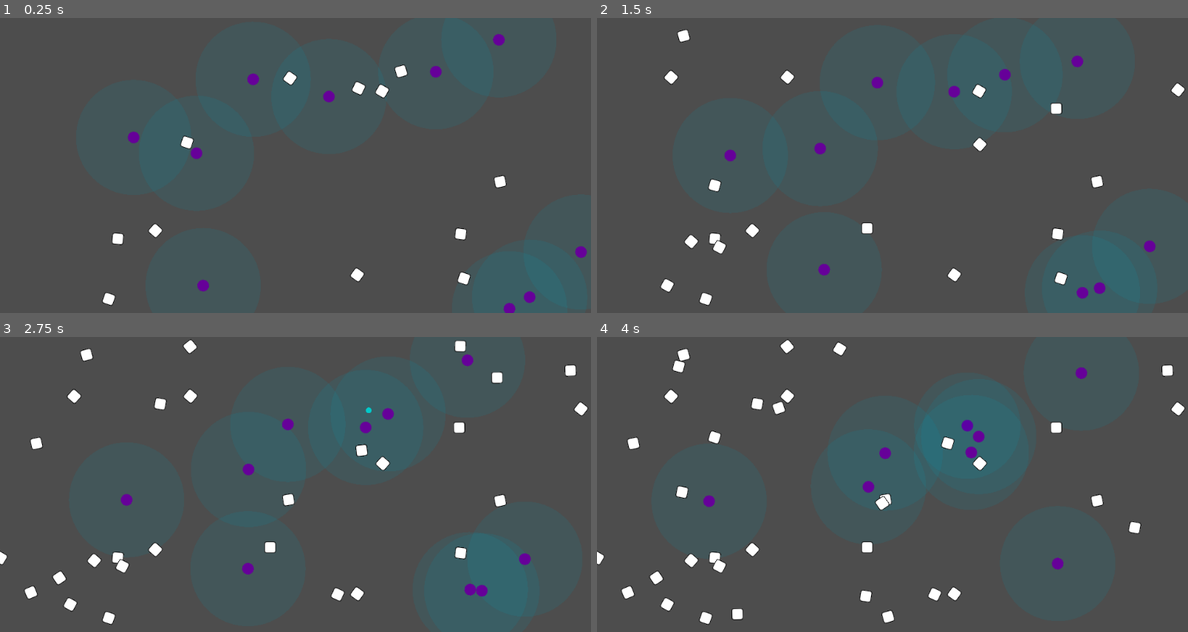
Above: before the commit, frames 1-4 (two rows, left to right).
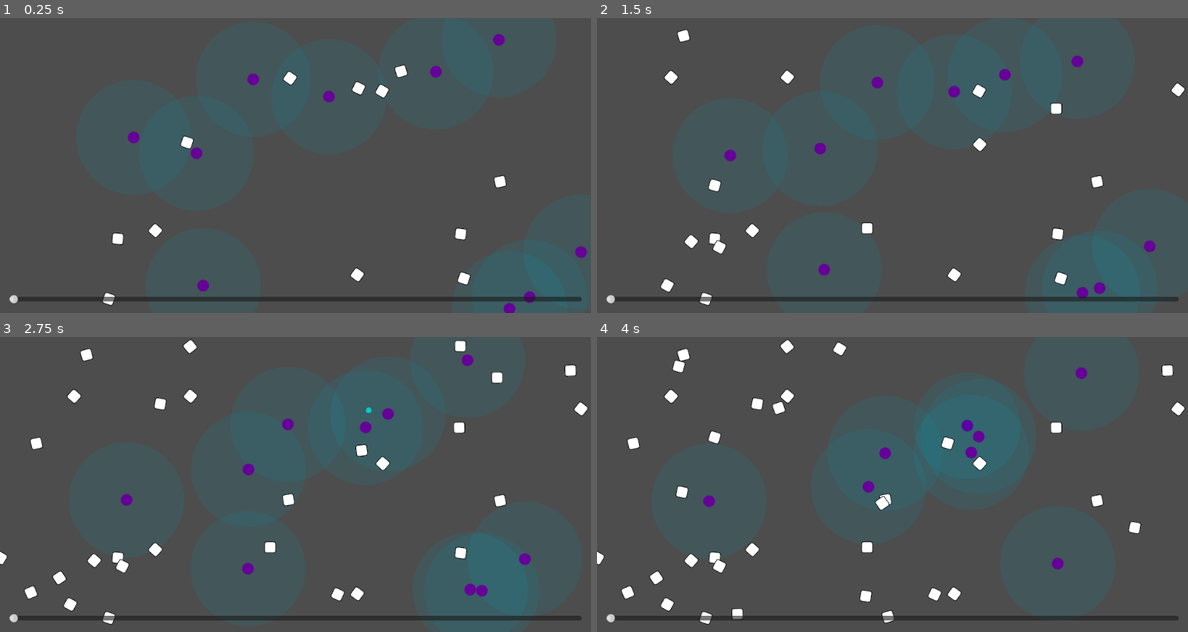
Above: after the commit, the same moments.

Repository: wivest/Natural-Selection
Game: Godot game, scene res://scenes/main.tscn
The game is run twice, just before and just after one commit, with the same random seed, the same clock (stepped at 60 frames per second) and the same inputs.
Inputs:
- Up to frame 1 (0.25 s): no input
- Up to frame 2 (1.5 s): no input
- Up to frame 3 (2.75 s): no input
- Up to frame 4 (4 s): no input

The runs differ from the first frame. In frame 1, 1.5% of the frame differs, in the area x 1-99%, y 94-97%; in frame 2, 1.5%; in frame 3, 1.5%; in frame 4, 1.5%.

Commit message:
feat: create bottom UI panel

Diff:
--- a/scenes/main.tscn
+++ b/scenes/main.tscn
@@ -26,3 +26,38 @@
 [node name="Camera2D" type="Camera2D" parent="World"]
 
 [node name="GUI" type="CanvasLayer" parent="."]
+
+[node name="Control" type="Control" parent="GUI"]
+layout_mode = 3
+anchors_preset = 15
+anchor_right = 1.0
+anchor_bottom = 1.0
+grow_horizontal = 2
+grow_vertical = 2
+
+[node name="BottomContainer" type="MarginContainer" parent="GUI/Control"]
+layout_mode = 1
+anchors_preset = 12
+anchor_top = 1.0
+anchor_right = 1.0
+anchor_bottom = 1.0
+offset_top = -48.0
+grow_horizontal = 2
+grow_vertical = 0
+theme_override_constants/margin_left = 16
+theme_override_constants/margin_top = 16
+theme_override_constants/margin_right = 16
+theme_override_constants/margin_bottom = 16
+
+[node name="HBoxContainer" type="HBoxContainer" parent="GUI/Control/BottomContainer"]
+layout_mode = 2
+alignment = 1
+
+[node name="Speed" type="HSlider" parent="GUI/Control/BottomContainer/HBoxContainer"]
+layout_mode = 2
+size_flags_horizontal = 3
+size_flags_vertical = 1
+min_value = 0.1
+max_value = 10.0
+step = 0.0
+value = 0.1
